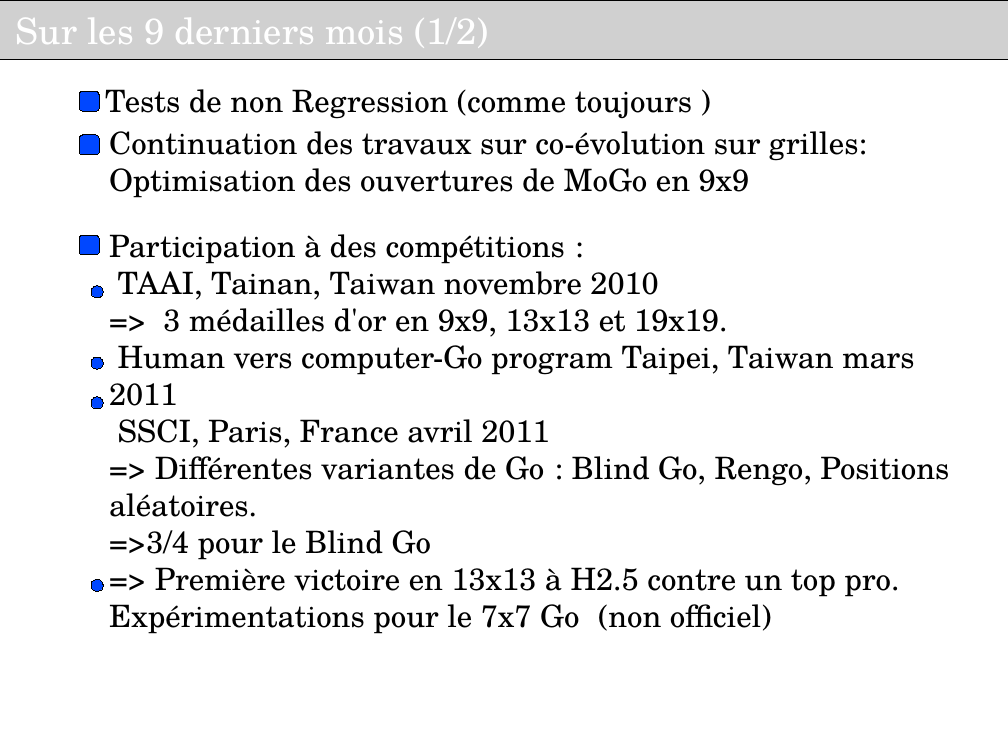
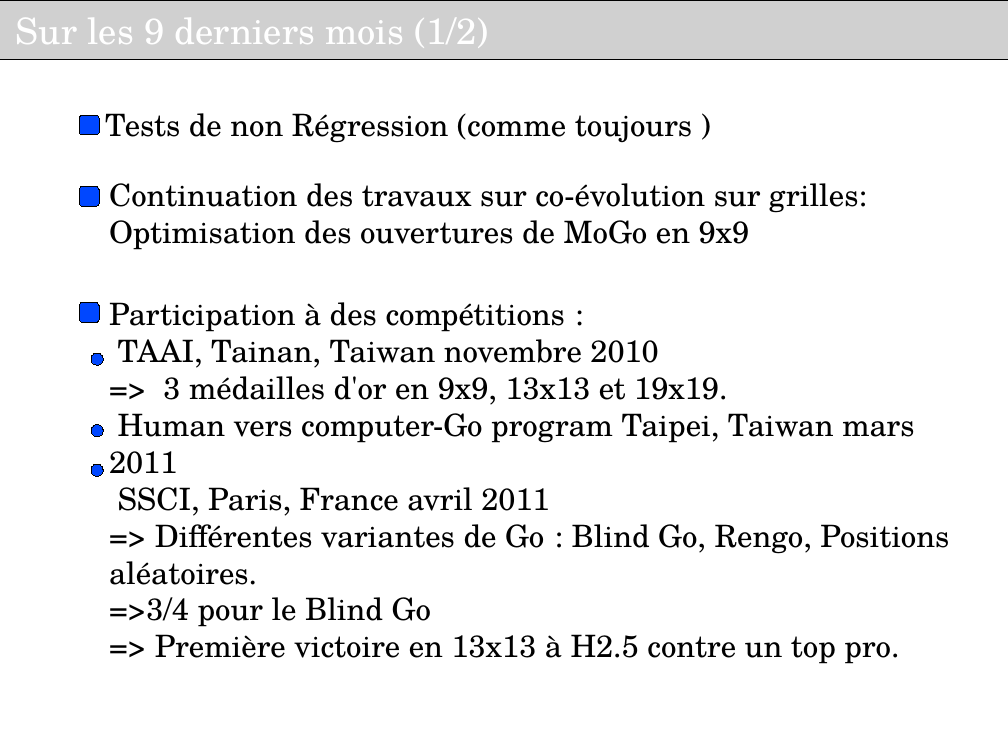
Before and after one commit to haspeleo/Android-Dev, a slide deck: slide 12 of MCTS/Soutenance_INRIA_V2.odp (slide 10 before the commit). Drawn at 1008x756 pixels with LibreOffice and Linux fonts; fonts in the diff are those of the drawing; grey boxes stand for pictures; background and template pictures are left out. Boxes give left, top, right and bottom in pixels: in the first picture for what was removed or moved away, otherwise in the second. Text is boxed around its words. In the diff, an @@ line names an element or a change of style, - is before the commit and + after.

```diff
--- a/MCTS/Soutenance_INRIA_V2.odp
+++ b/MCTS/Soutenance_INRIA_V2.odp
@@ rounded rectangle: place and size @@
-rounded rectangle at bbox=[80, 135, 100, 155]
+rounded rectangle at bbox=[80, 115, 100, 135]
@@ rounded rectangle removed at bbox=[80, 92, 100, 112] @@
@@ text at bbox=[105, 113, 692, 143]: text changed @@
-Tests de non Regression (comme toujours )
+Tests de non Régression (comme toujours )
@@ text "Continuation des travaux sur co-évolution ...": place and size @@
-text "Continuation des travaux sur co-évolution ..." at bbox=[109, 131, 867, 198]
+text "Continuation des travaux sur co-évolution ..." at bbox=[109, 183, 867, 250]
@@ rounded rectangle: place and size @@
-rounded rectangle at bbox=[80, 235, 100, 255]
+rounded rectangle at bbox=[80, 186, 100, 207]
@@ text "Participation à des compétitions :": place and size @@
-text "Participation à des compétitions :" at bbox=[109, 234, 949, 634]
+text "Participation à des compétitions :" at bbox=[109, 302, 949, 664]
@@ rounded rectangle: place and size @@
-rounded rectangle at bbox=[92, 285, 104, 297]
+rounded rectangle at bbox=[80, 302, 100, 323]
@@ rounded rectangle at bbox=[80, 302, 100, 323]: proportions changed @@
@@ rounded rectangle: place and size @@
-rounded rectangle at bbox=[92, 357, 104, 369]
+rounded rectangle at bbox=[92, 353, 104, 365]
@@ rounded rectangle: place and size @@
-rounded rectangle at bbox=[92, 397, 104, 409]
+rounded rectangle at bbox=[92, 424, 104, 436]
@@ rounded rectangle: place and size @@
-rounded rectangle at bbox=[92, 580, 104, 592]
+rounded rectangle at bbox=[92, 465, 104, 477]
@@ text at bbox=[109, 604, 772, 634]: paragraph removed @@
-Expérimentations pour le 7x7 Go (non officiel)
```
Also in this commit, not shown: 9 other slides changed, 4 slides added, 1 slide removed, 1 other file.
